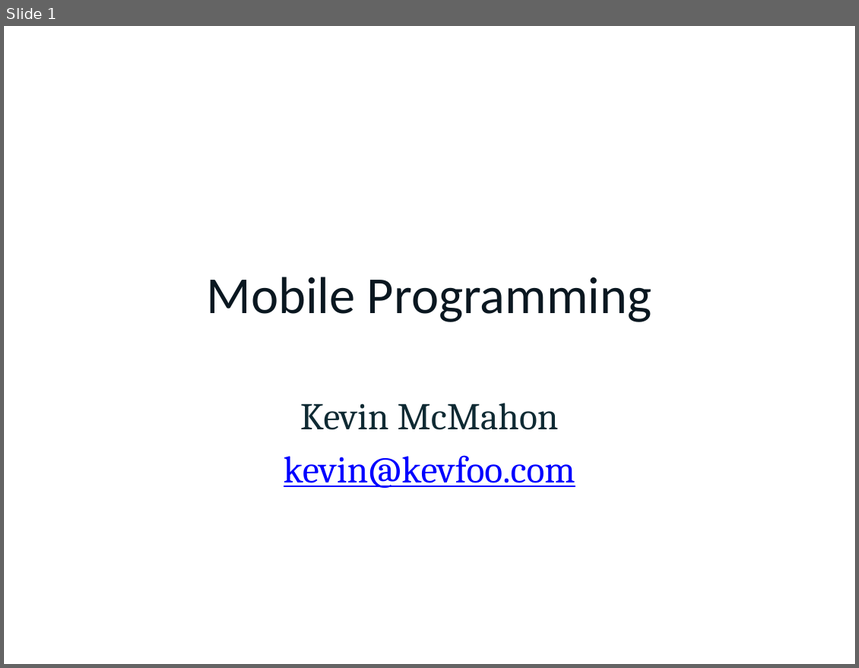
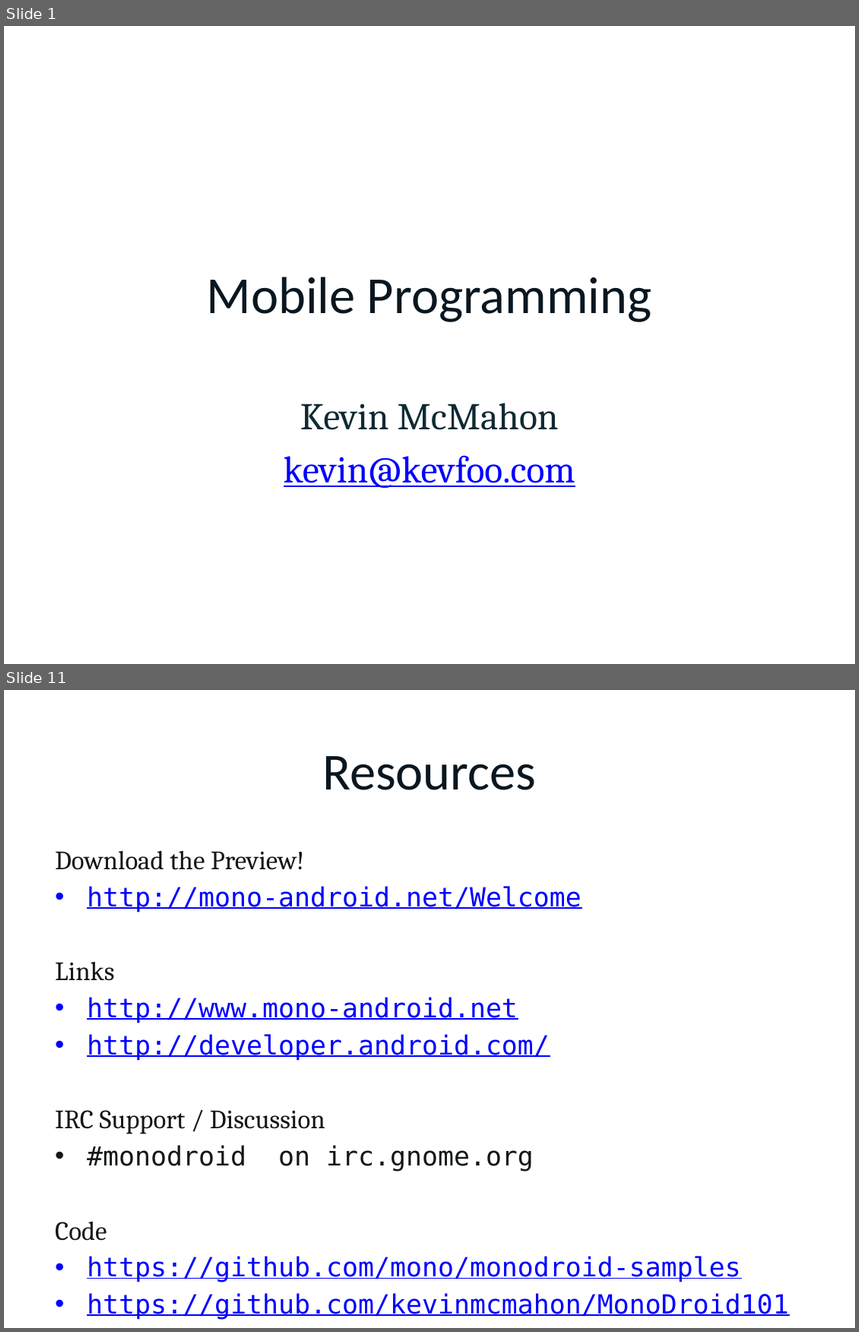
Before and after one commit to kevinmcmahon/MonoDroid101, a slide deck: slides/MonoDroidWCG.pptx. Shown one above the other, each under a label of ours: slide 1 before the commit, slides 1 and 11 after it; the slides between them are not shown. The pictures are 859x668 and 859x1332 pixels, drawn with LibreOffice and Linux fonts; fonts in the diff are those of the drawing; background and template pictures are left out. Boxes give left, top, right and bottom in pixels: in the first picture for what was removed or moved away, otherwise in the second. Text is boxed around its words. In the diff, an @@ line names an element or a change of style, - is before the commit and + after.

```diff
--- a/slides/MonoDroidWCG.pptx
+++ b/slides/MonoDroidWCG.pptx
@@ slide 11 added at (4, 690, 855, 1328), background picture (left out) @@
@@ title added at (322, 756, 536, 790), 44 pt, text #0A1720 @@
+Resources
@@ text added at (55, 850, 789, 1320), 22.4 pt, text #0000FF, underline @@
+Download the Preview!
+• http://mono-android.net/Welcome
+Links
+• http://www.mono-android.net
+• http://developer.android.com/
+IRC Support / Discussion
+• #monodroid on irc.gnome.org
+Code
+• https://github.com/mono/monodroid-samples
+• https://github.com/kevinmcmahon/MonoDroid101
```
Also in this commit, not shown: 10 other slides added, 1 slide removed, 27 other files.
